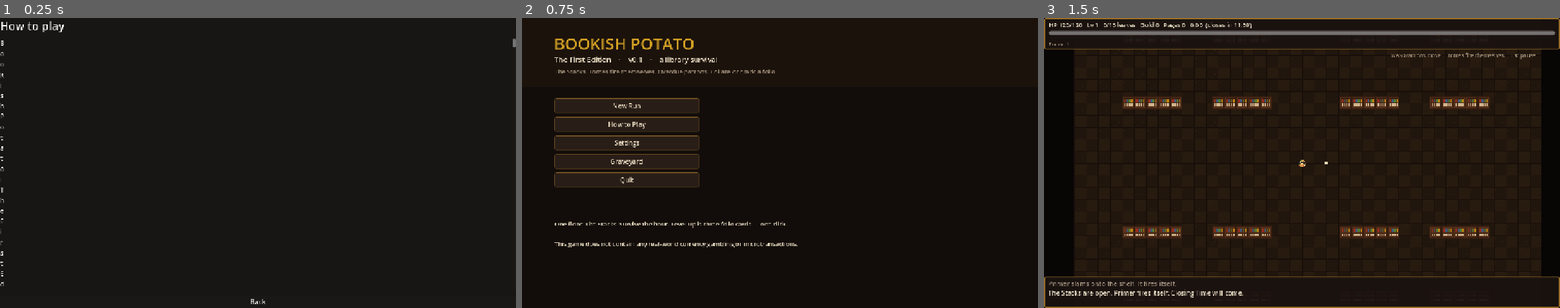
Above: before the commit, frames 1-3 (left to right).
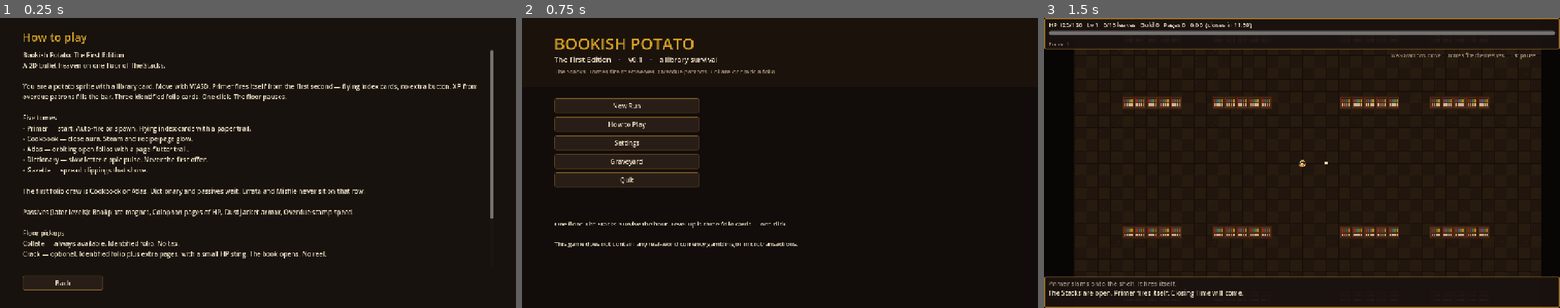
Above: after the commit, the same moments.

Repository: eatexp/bookish-potato
Game: Godot game, scene res://scenes/how_to_play.tscn
Same seed, same stepped clock (60 frames per second), same inputs: the game is played once before the commit and once after it. This scene is started directly instead of the project's main scene. Sound files missing from this copy of the repository are replaced by a short silence.
Inputs:
- Up to frame 1 (0.25 s): no input
- Up to frame 2 (0.75 s): click "Back" at 0.5 s
- Up to frame 3 (1.5 s): click "New Run" at 1.25 s

The runs differ from the first frame. In frame 1, 6.2% of the frame differs, in the area x 0-100%, y 1-99%; in frame 2, nothing differs; in frame 3, nothing differs.

Commit message:
Fix How to Play so five-tome copy wraps at a readable width.
Co-authored-by: Jamie.Xp <eatexp@users.noreply.github.com>

Diff:
--- a/scripts/ui/how_to_play.gd
+++ b/scripts/ui/how_to_play.gd
@@ -27,33 +27,34 @@
 
 This game does not contain any real-world currency gambling or microtransactions."""
 
+
 func _ready() -> void:
+	UiKit.ensure_input()
+	UiKit.apply_theme(self)
+	UiKit.fill(self)
+	DisplayServer.window_set_title("Bookish Potato: The First Edition")
 	var bg := ColorRect.new()
-	bg.set_anchors_preset(PRESET_FULL_RECT)
 	bg.color = Color(0.09, 0.07, 0.05)
+	UiKit.fill(bg)
 	add_child(bg)
-	var panel := PanelContainer.new()
-	panel.set_anchors_preset(PRESET_FULL_RECT)
-	panel.add_theme_constant_override("margin_left", 56)
-	panel.add_theme_constant_override("margin_right", 56)
-	panel.add_theme_constant_override("margin_top", 40)
-	panel.add_theme_constant_override("margin_bottom", 40)
-	add_child(panel)
-	var v := VBoxContainer.new()
-	v.add_theme_constant_override("separation", 12)
-	panel.add_child(v)
-	var title := Label.new()
-	title.text = "How to play"
-	title.add_theme_font_size_override("font_size", 28)
-	v.add_child(title)
+	var title := UiKit.lbl("How to play", 28, UiKit.GOLD)
+	title.position = Vector2(56, 28)
+	title.size = Vector2(1100, 40)
+	add_child(title)
 	var scroll := ScrollContainer.new()
-	scroll.size_flags_vertical = Control.SIZE_EXPAND_FILL
-	v.add_child(scroll)
+	scroll.position = Vector2(56, 80)
+	scroll.size = Vector2(1168, 540)
+	add_child(scroll)
 	var body := Label.new()
 	body.text = TEXT
 	body.autowrap_mode = TextServer.AUTOWRAP_WORD_SMART
+	body.custom_minimum_size = Vector2(1140, 0)
+	body.add_theme_font_size_override("font_size", 16)
+	body.add_theme_color_override("font_color", UiKit.PAPER)
 	scroll.add_child(body)
-	var back := Button.new()
-	back.text = "Back"
-	back.pressed.connect(func() -> void: get_tree().change_scene_to_file("res://scenes/main_menu.tscn"))
-	v.add_child(back)
+	var back := UiKit.btn("Back", 200)
+	back.position = Vector2(56, 640)
+	back.pressed.connect(func() -> void:
+		get_tree().change_scene_to_file("res://scenes/main_menu.tscn")
+	)
+	add_child(back)
